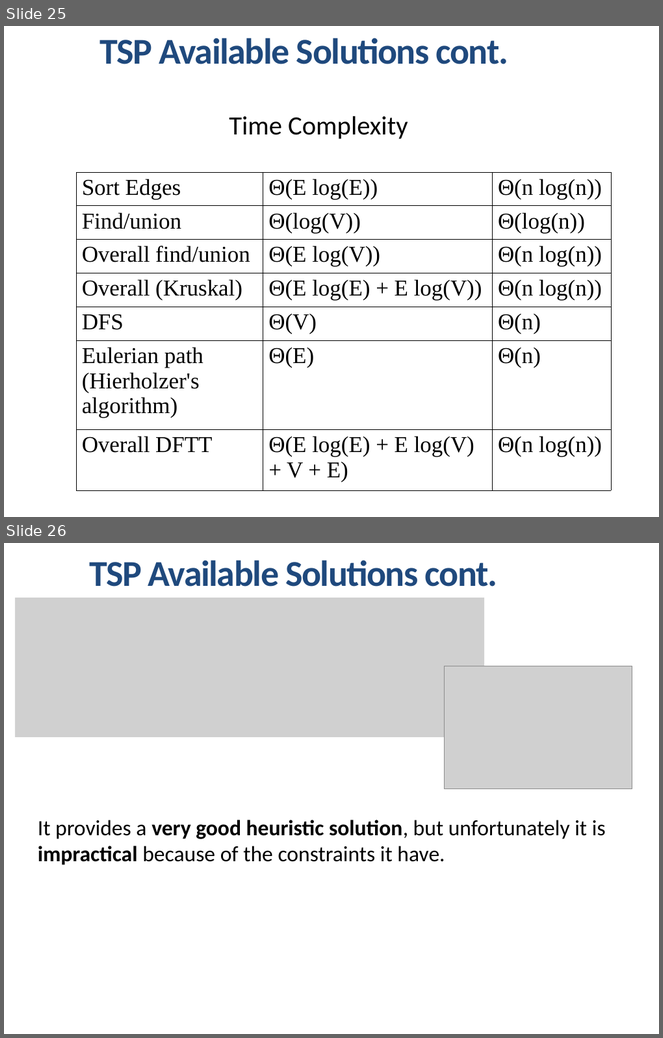
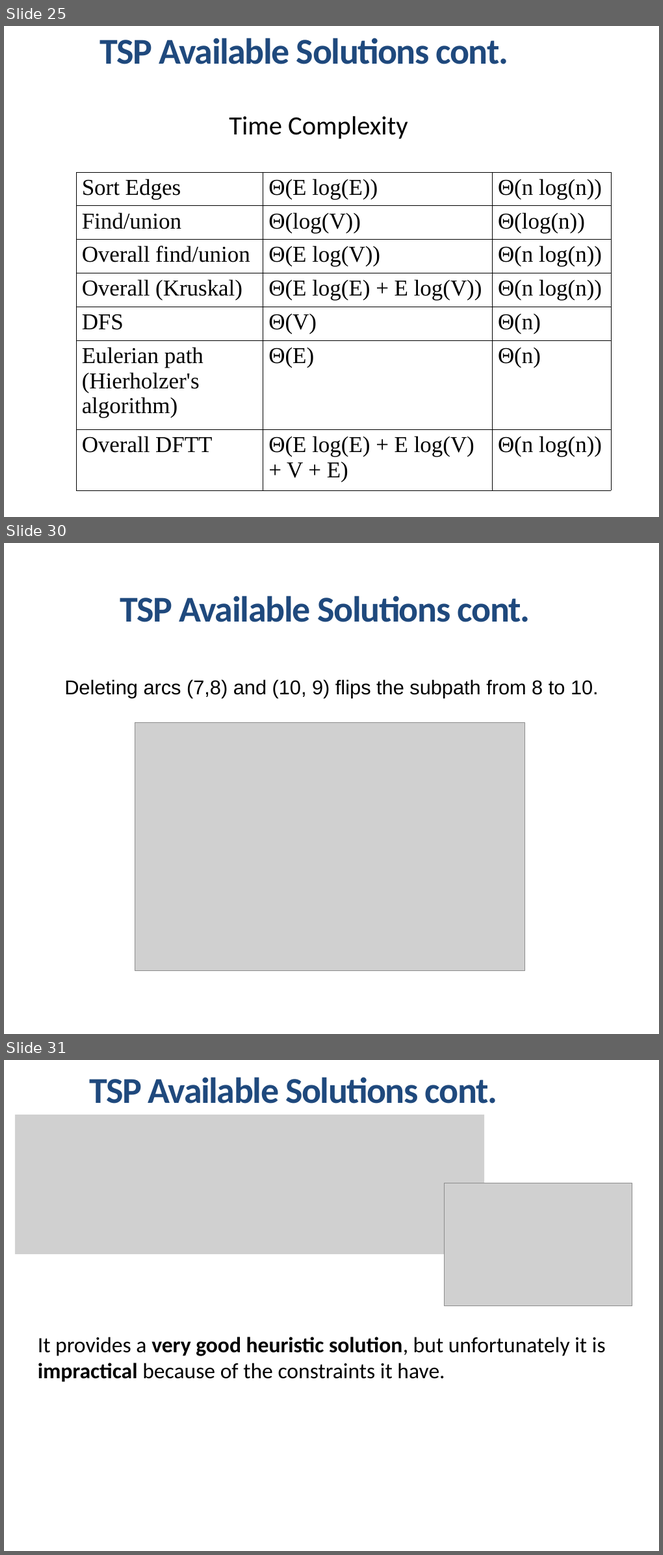
Before and after one commit to mahmoud-mosaad/BuyIt, a slide deck: docs/Intelligent-Transportation-System-v2.3.pptx. Shown one above the other, each under a label of ours: slides 25 and 26 before the commit, slides 25, 30 and 31 after it; the slides between them are not shown. The pictures are 663x1038 and 663x1555 pixels, drawn with LibreOffice and Linux fonts; fonts in the diff are those of the drawing; grey boxes stand for pictures. Boxes give left, top, right and bottom in pixels: in the first picture for what was removed or moved away, otherwise in the second. Text is boxed around its words. In the diff, an @@ line names an element or a change of style, - is before the commit and + after.

```diff
--- a/docs/Intelligent-Transportation-System-v2.3.pptx
+++ b/docs/Intelligent-Transportation-System-v2.3.pptx
@@ slide 30 added at [4,543,659,1034], background #FFFFFF @@
@@ text added at [120,596,530,622], 40 pt, text #1F497D, bold @@
+TSP Available Solutions cont.
@@ text added at [64,679,599,698], 22 pt, text #000000 @@
+Deleting arcs (7,8) and (10, 9) flips the subpath from 8 to 10.
@@ picture added at [135,722,525,971] @@
@@ what was slide 26 is now slide 31 @@
```
Also in this commit, not shown: 4 slides changed, 4 other slides added, 1 other file.
